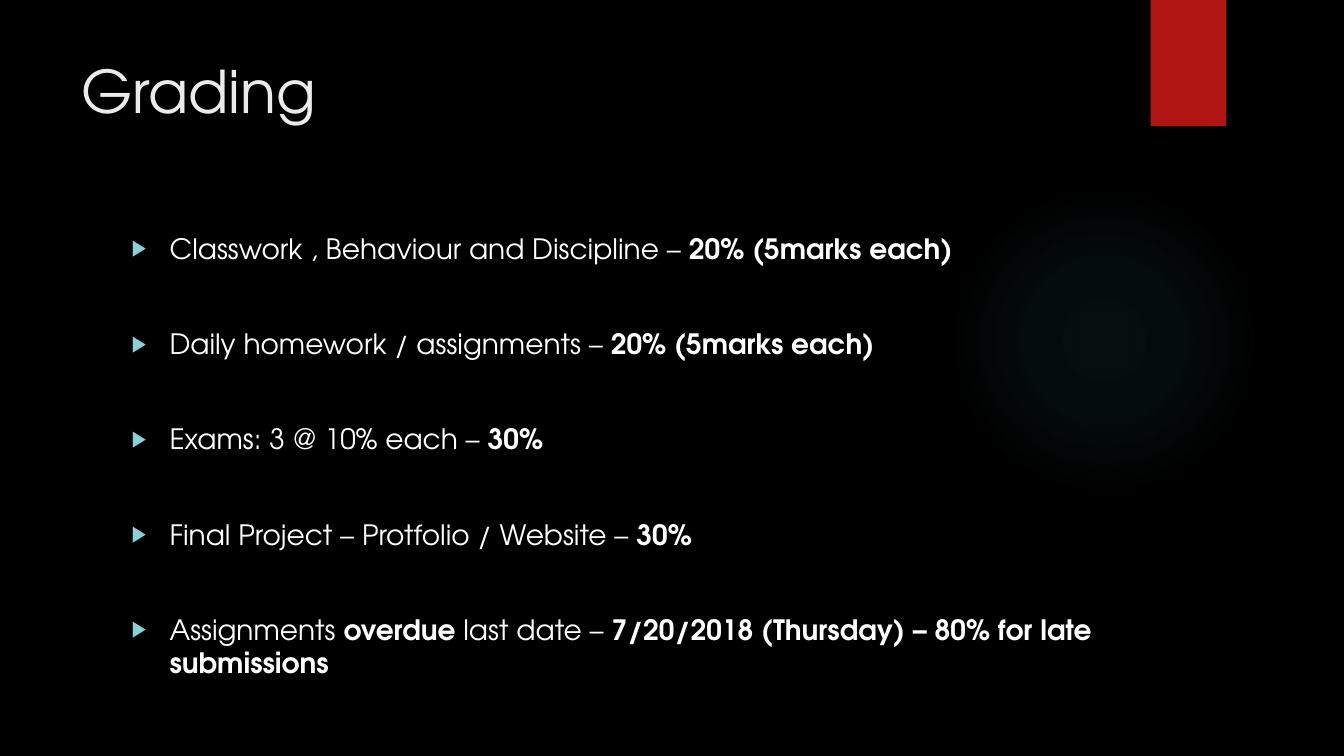
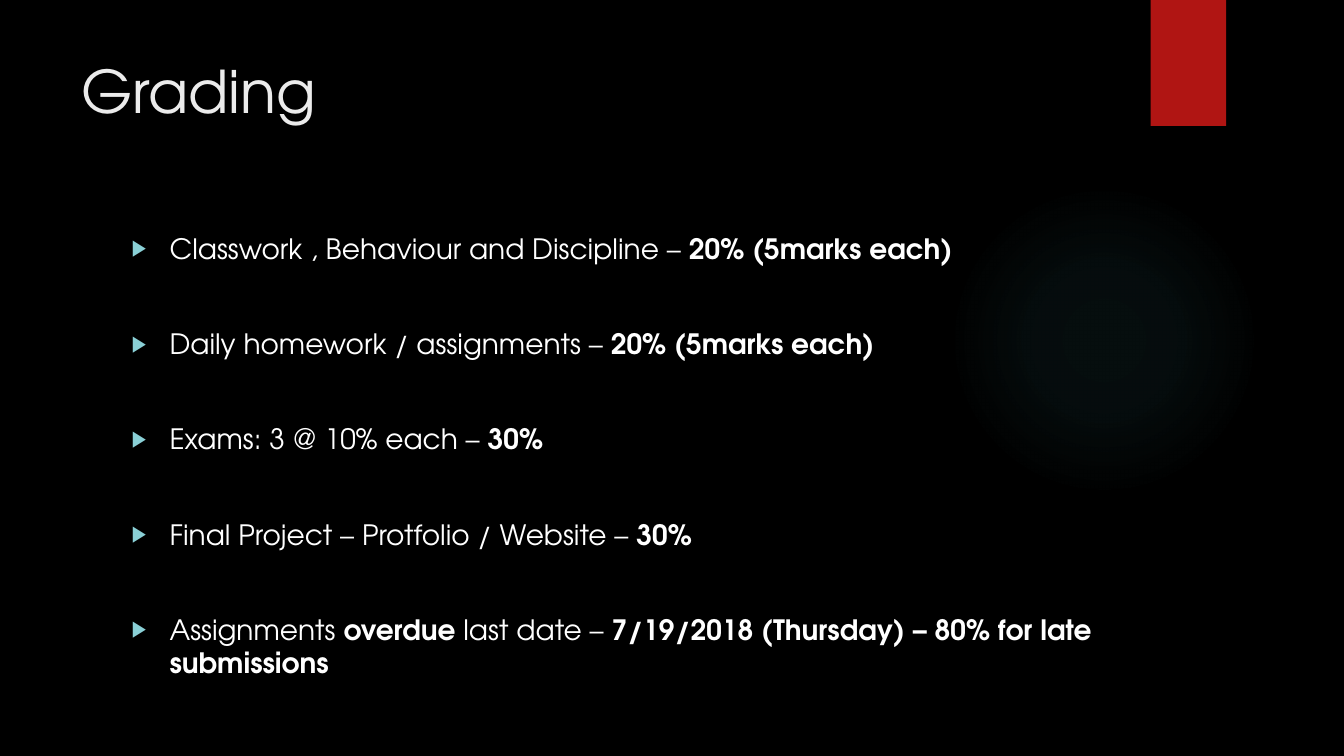
Before and after one commit to manupeethambar888/webdev, a slide deck: slide 1 of Grading.pptx. Drawn at 1344x756 pixels with LibreOffice and Linux fonts; fonts in the diff are those of the drawing; background and template pictures are left out. Boxes give left, top, right and bottom in pixels: in the first picture for what was removed or moved away, otherwise in the second. Text is boxed around its words. In the diff, an @@ line names an element or a change of style, - is before the commit and + after.

```diff
--- a/Grading.pptx
+++ b/Grading.pptx
@@ text at (170,619,1091,674): text changed @@
-▶ Assignments overdue last date – 7/20/2018 (Thursday) – 80% for late submissions
+▶ Assignments overdue last date – 7/19/2018 (Thursday) – 80% for late submissions
```
Also in this commit, not shown: 1 other file.
